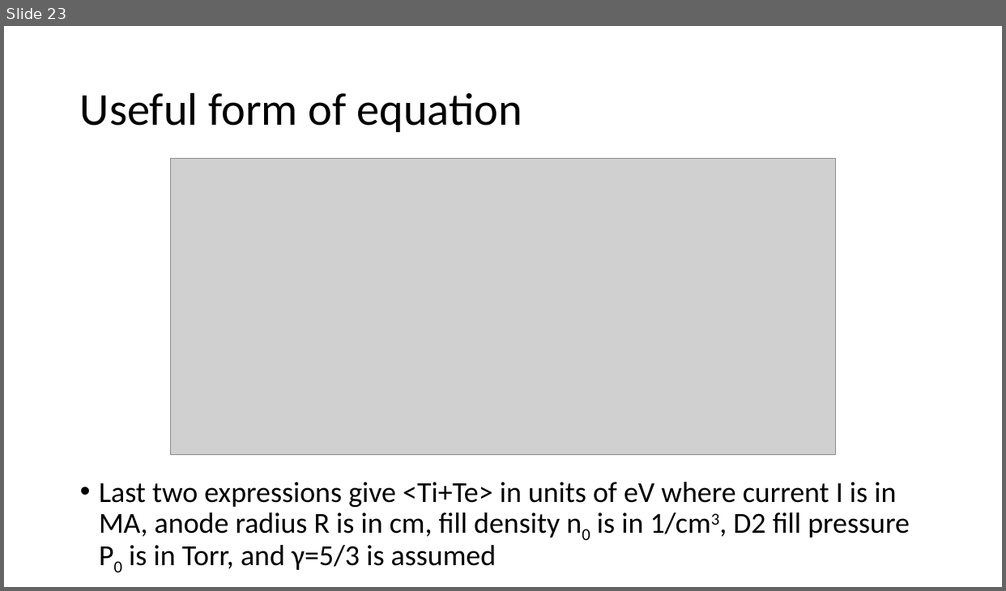
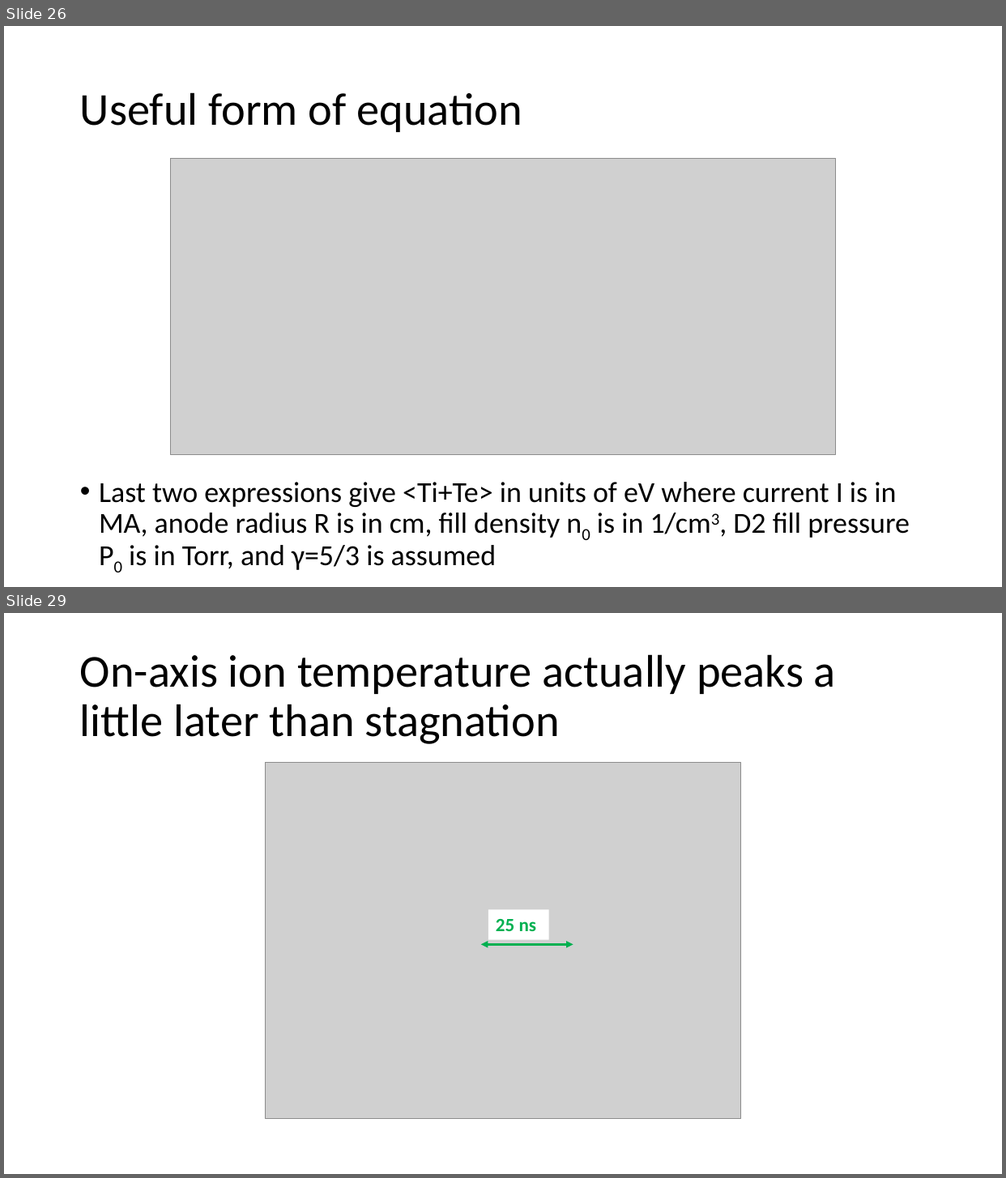
Before and after one commit to JustinRayAngus/MHDmpi, a slide deck: presentations/1DmhdShocks.pptx. Shown one above the other, each under a label of ours: slide 23 before the commit, slides 26 and 29 after it; the slides between them are not shown. The pictures are 1006x591 and 1006x1178 pixels, drawn with LibreOffice and Linux fonts; fonts in the diff are those of the drawing; grey boxes stand for pictures. Boxes give left, top, right and bottom in pixels: in the first picture for what was removed or moved away, otherwise in the second. Text is boxed around its words. In the diff, an @@ line names an element or a change of style, - is before the commit and + after.

```diff
--- a/presentations/1DmhdShocks.pptx
+++ b/presentations/1DmhdShocks.pptx
@@ slide 29 added at box(4, 613, 1002, 1174), background #FFFFFF @@
@@ title added at box(80, 654, 836, 744), 44 pt, text #000000 @@
+On-axis ion temperature actually peaks a little later than stagnation
@@ picture added at box(266, 763, 740, 1119) @@
@@ rectangle added at box(488, 909, 549, 939), fill #FFFFFF, 18 pt, text #00B050, bold @@
+25 ns
@@ double arrow added from (481, 944) to (573, 944), #00B050 2.25 pt @@
@@ what was slide 23 is now slide 26 @@
```
Also in this commit, not shown: 12 slides changed, 3 other slides added, 29 other files.
